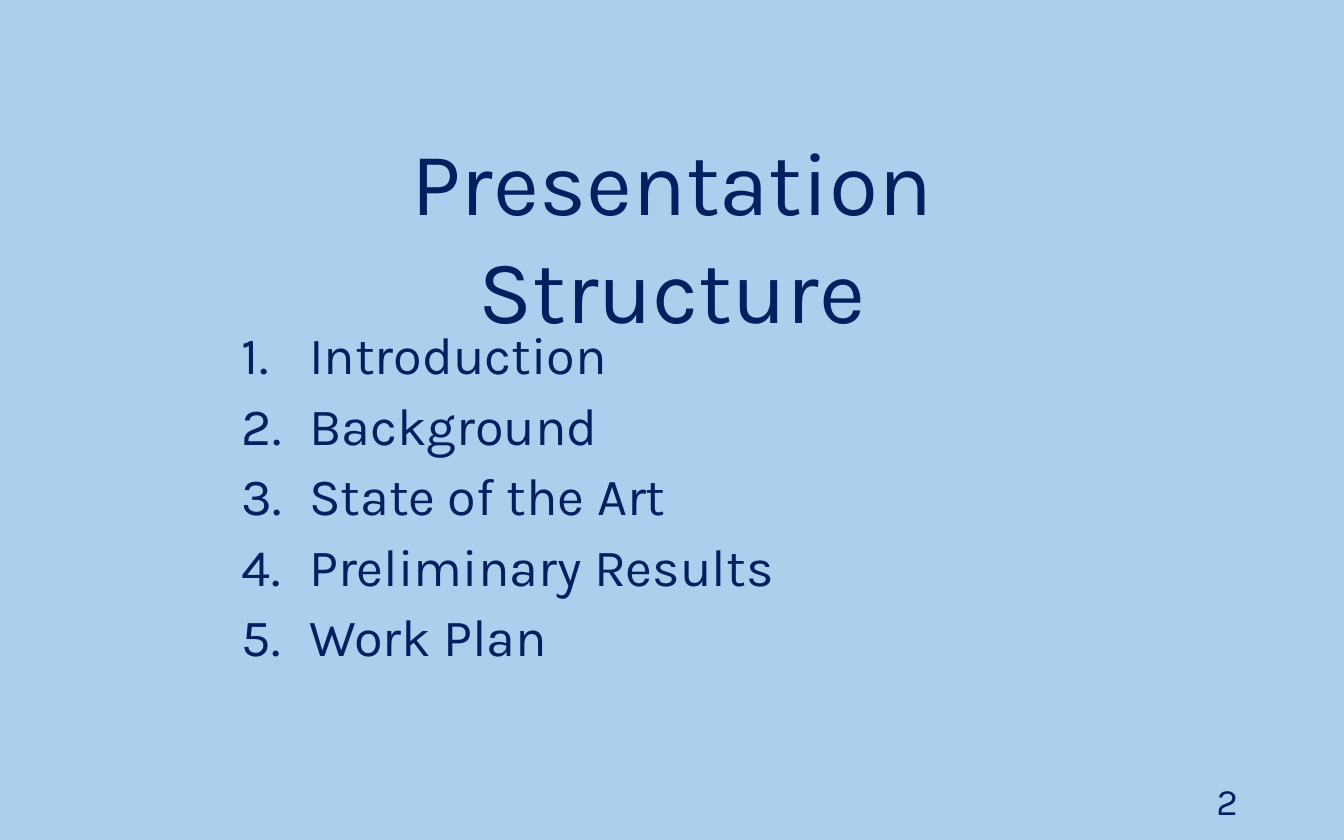
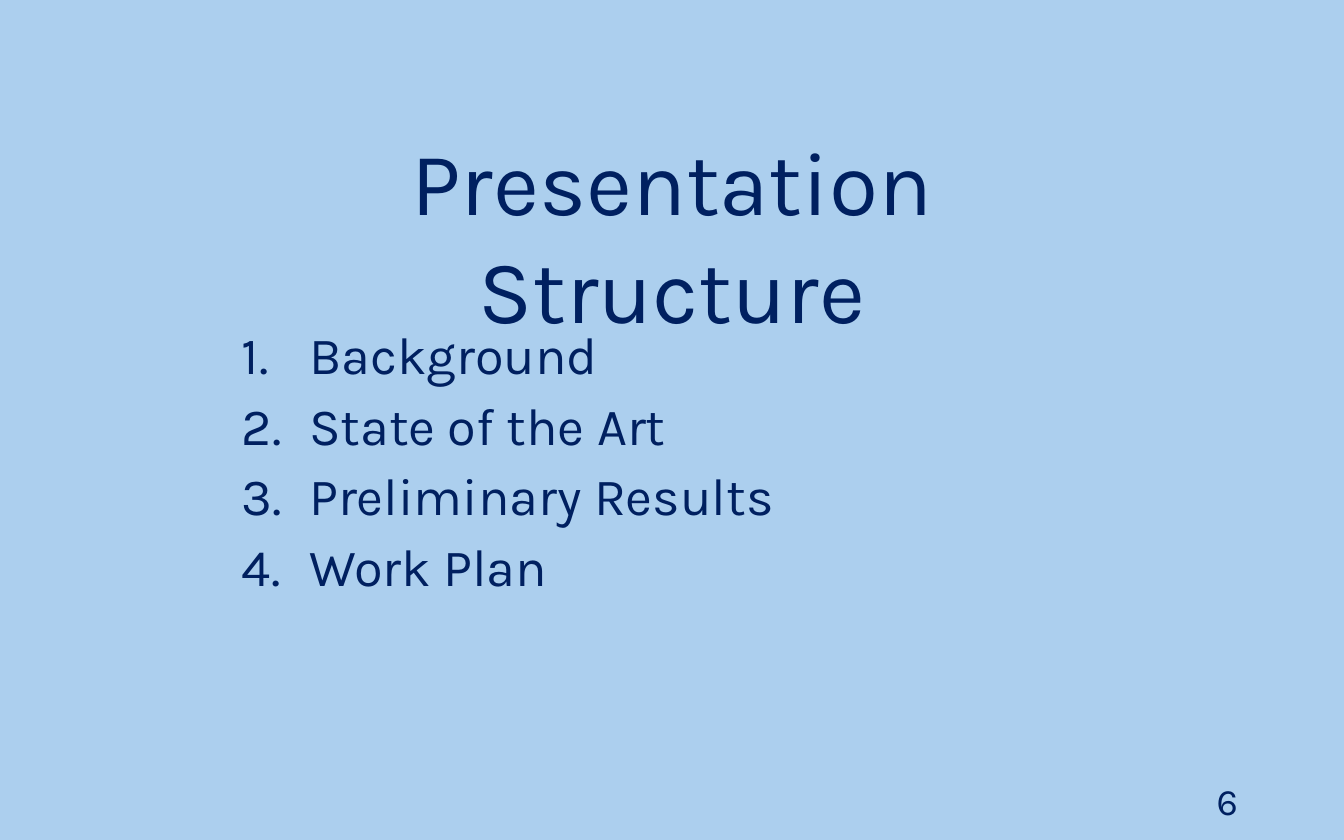
Before and after one commit to JoaoNini75/MasterThesis, a slide deck: slide 6 of Ap Prep Tese.pptx (slide 2 before the commit). Drawn at 1344x840 pixels with LibreOffice and Linux fonts; fonts in the diff are those of the drawing. Boxes give left, top, right and bottom in pixels: in the first picture for what was removed or moved away, otherwise in the second. Text is boxed around its words. In the diff, an @@ line names an element or a change of style, - is before the commit and + after.

```diff
--- a/Ap Prep Tese.pptx
+++ b/Ap Prep Tese.pptx
@@ subtitle at <box>309,338,607,375</box>: paragraph removed @@
-1. Introduction
@@ page number at <box>1217,791,1238,816</box>: text changed @@
-2
+6
```
Also in this commit, not shown: 4 other slides changed, 5 slides added, 4 slides removed.
